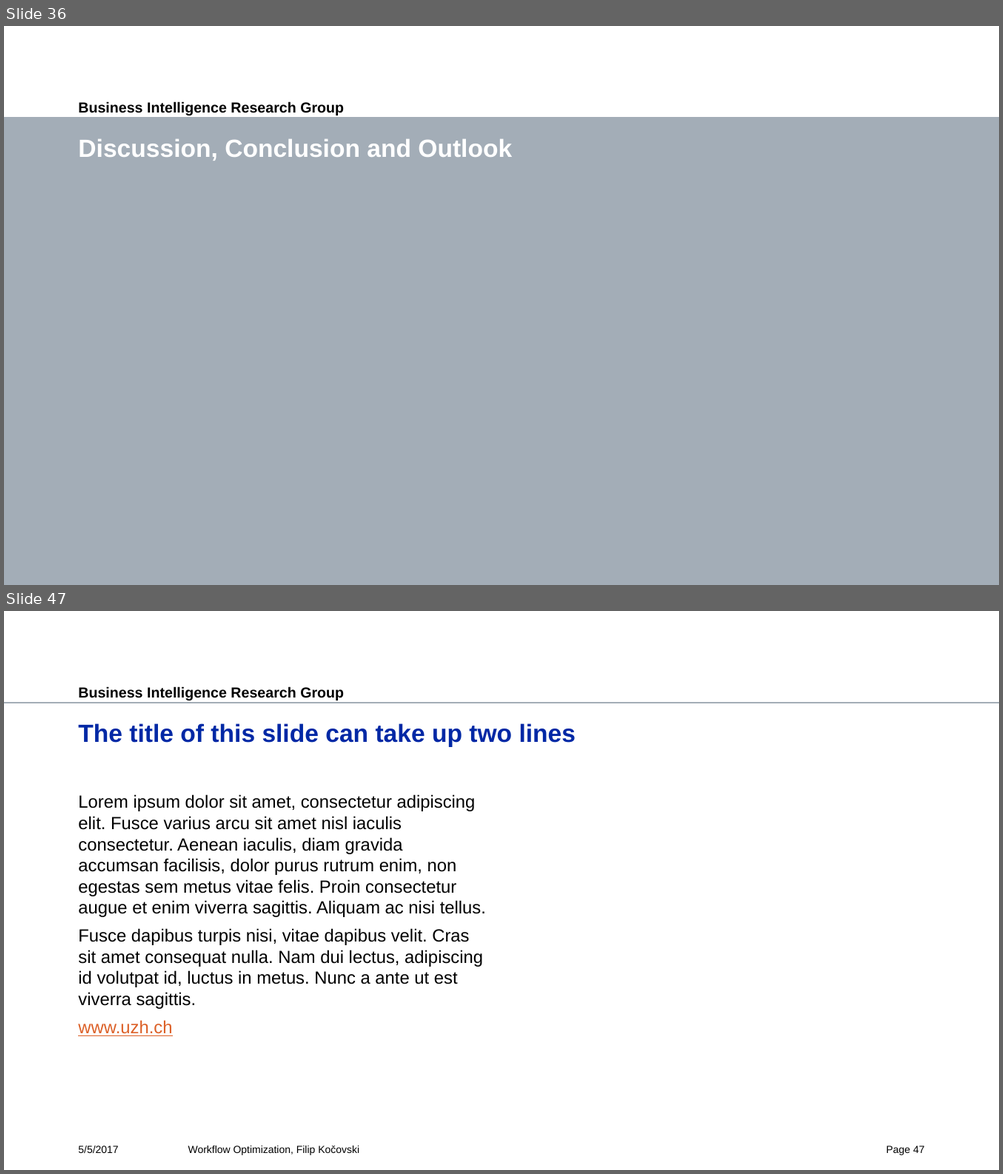
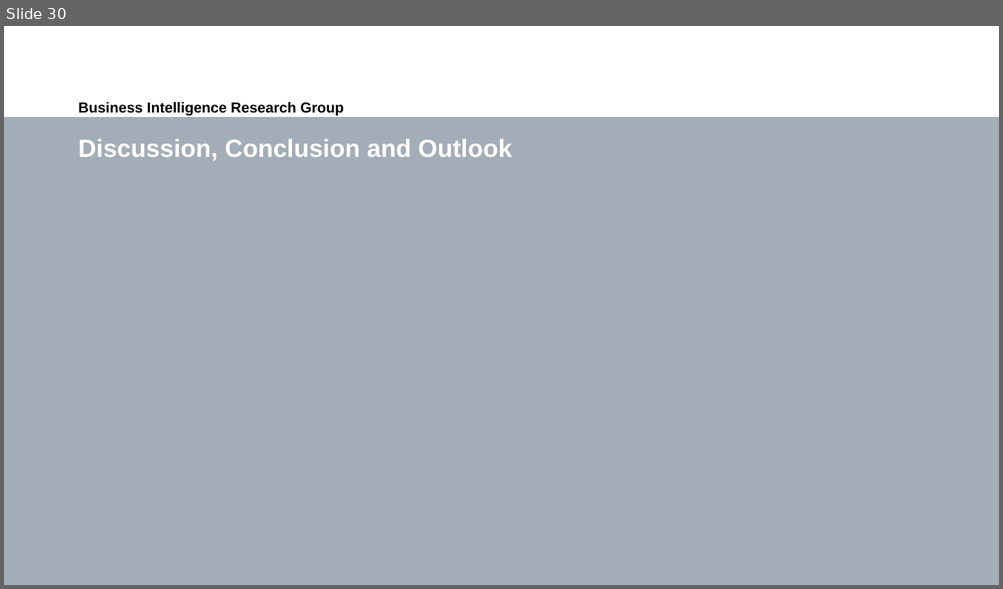
Before and after one commit to fkocovski/mt_presentation, a slide deck: Workflow Optimization.pptx. Shown one above the other, each under a label of ours: slides 36 and 47 before the commit, slide 30 after it; the slides between them are not shown. The pictures are 1003x1174 and 1003x589 pixels, drawn with LibreOffice and Linux fonts; fonts in the diff are those of the drawing; background and template pictures are left out. Boxes give left, top, right and bottom in pixels: in the first picture for what was removed or moved away, otherwise in the second. Text is boxed around its words. In the diff, an @@ line names an element or a change of style, - is before the commit and + after.

```diff
--- a/Workflow Optimization.pptx
+++ b/Workflow Optimization.pptx
@@ slide 47 removed at (4,611,999,1170), background #FFFFFF; not listed: 2 template elements that a slide beside it also shows @@
@@ title removed at (78,723,576,747) @@
-The title of this slide can take up two lines
@@ text removed at (78,795,486,1037) @@
-Lorem ipsum dolor sit amet, consectetur adipiscing elit. Fusce varius arcu sit amet nisl iaculis consectetur. Aenean iaculis, diam gravida accumsan facilisis, dolor purus rutrum enim, non egestas sem metus vitae felis. Proin consectetur augue et enim viverra sagittis. Aliquam ac nisi tellus.
-Fusce dapibus turpis nisi, vitae dapibus velit. Cras sit amet consequat nulla. Nam dui lectus, adipiscing id volutpat id, luctus in metus. Nunc a ante ut est viverra sagittis.
-www.uzh.ch
@@ text removed at (78,1146,118,1153) @@
-5/5/2017
@@ text removed at (188,1146,359,1156) @@
-Workflow Optimization, Filip Kočovski
@@ page number removed at (886,1146,925,1156) @@
-Page 47
@@ what was slide 36 is now slide 30 @@
```
Also in this commit, not shown: 32 slides changed, 12 other slides removed.
